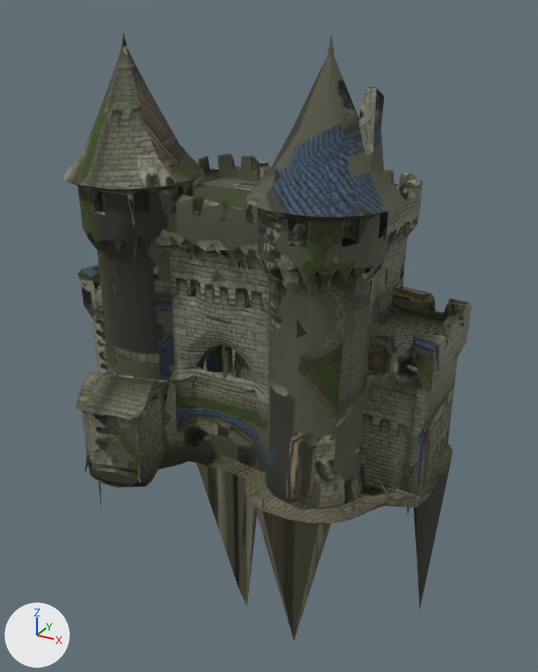
Renders of the glTF model assets/3D/buildings/wall_gate/wall_gate.glb from each side of a commit.
Before and after are seen from a 50 mm camera at (19.9, -34.3, 24.1) aimed at (1.0, 0.2, 6.9). Arrows for +X, +Y and +Z are at lower left; the lights stay in place. The older version comes first. Vertices at exactly the same position are counted once.

In view in the first picture: 'wall_gate_export'.
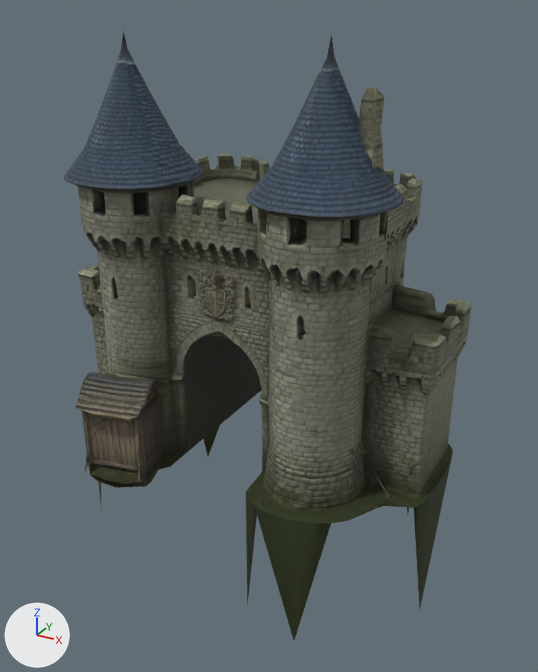
Changed parts and their boxes [x1, y1, x2, y2] in the pictures (538 x 672 px; the box of a moved part takes in the faces that stretch with it):
part 1 of me_tripo_mesh_29dfb308_7ffd_4865_a6dc_1fbdd4a77b2b_008, moved or reshaped: before [81, 334, 269, 605]; after [81, 334, 269, 606]
part 2 of me_tripo_mesh_29dfb308_7ffd_4865_a6dc_1fbdd4a77b2b_008, surface changed: [64, 34, 471, 640] in both

Diff of the bpy script that builds the scene:
```diff
--- a/assets/3D/buildings/wall_gate/wall_gate.glb.py
+++ b/assets/3D/buildings/wall_gate/wall_gate.glb.py
@@ me_tripo_mesh_29dfb308_7ffd_4865_a6dc_1fbdd4a77b2b_008 @@
 # used by ob_wall_gate_export; location = (0.0, 0.0, 0.0)
-me_tripo_mesh_29dfb308_7ffd_4865_a6dc_1fbdd4a77b2b_008.from_pydata(...)  # 2111 vertices, 4081 faces; spans x -11.5..11.5, y -8.7..8.7, z -8.0..23.2
+me_tripo_mesh_29dfb308_7ffd_4865_a6dc_1fbdd4a77b2b_008.from_pydata(...)  # 2063 vertices, 3970 faces; spans x -11.5..11.5, y -8.7..8.7, z -8.0..23.2
+# me_tripo_mesh_29dfb308_7ffd_4865_a6dc_1fbdd4a77b2b_008 part 1: 9 vertices moved from x -2.3..1.9, y -3.5..6.3, z 0.1..7.0 to x -2.5..2.5, y -3.9..6.7, z 0.1..7.7; 190 vertices removed from x -2.5..2.5, y -8.0..7.2, z -8.0..7.8; 153 vertices added at x -2.5..2.5, y -7.9..7.7, z -8.0..8.0
+# me_tripo_mesh_29dfb308_7ffd_4865_a6dc_1fbdd4a77b2b_008 part 2: 3529 kept faces spanning x -11.5..11.5, y -8.7..8.7, z -8.0..23.2 get new texture (UV) coordinates
+# other edits to the shape of me_tripo_mesh_29dfb308_7ffd_4865_a6dc_1fbdd4a77b2b_008 do not show in these pictures
 me_tripo_mesh_29dfb308_7ffd_4865_a6dc_1fbdd4a77b2b_008.materials.append(mat_hh_slate_wall_gate)
```
